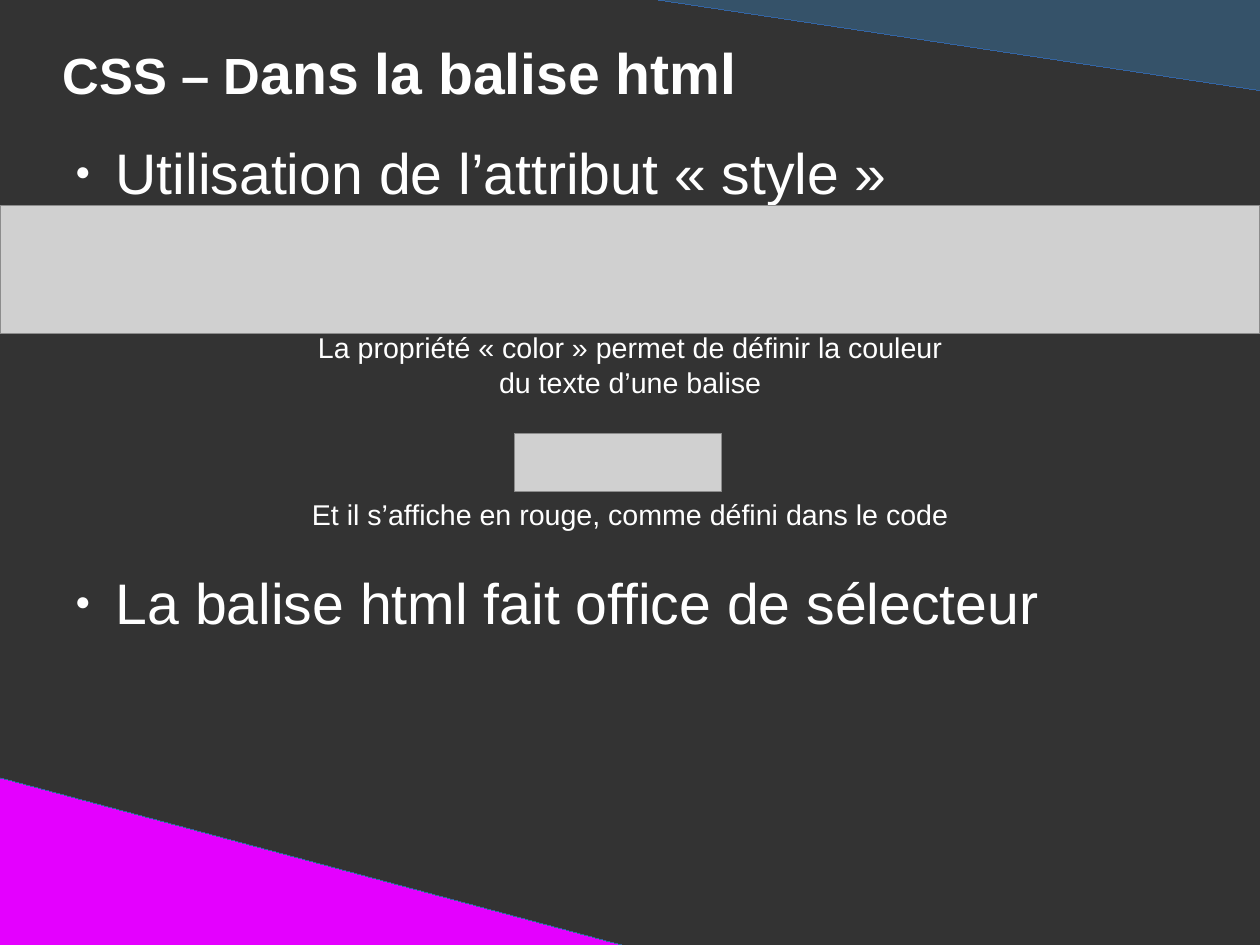
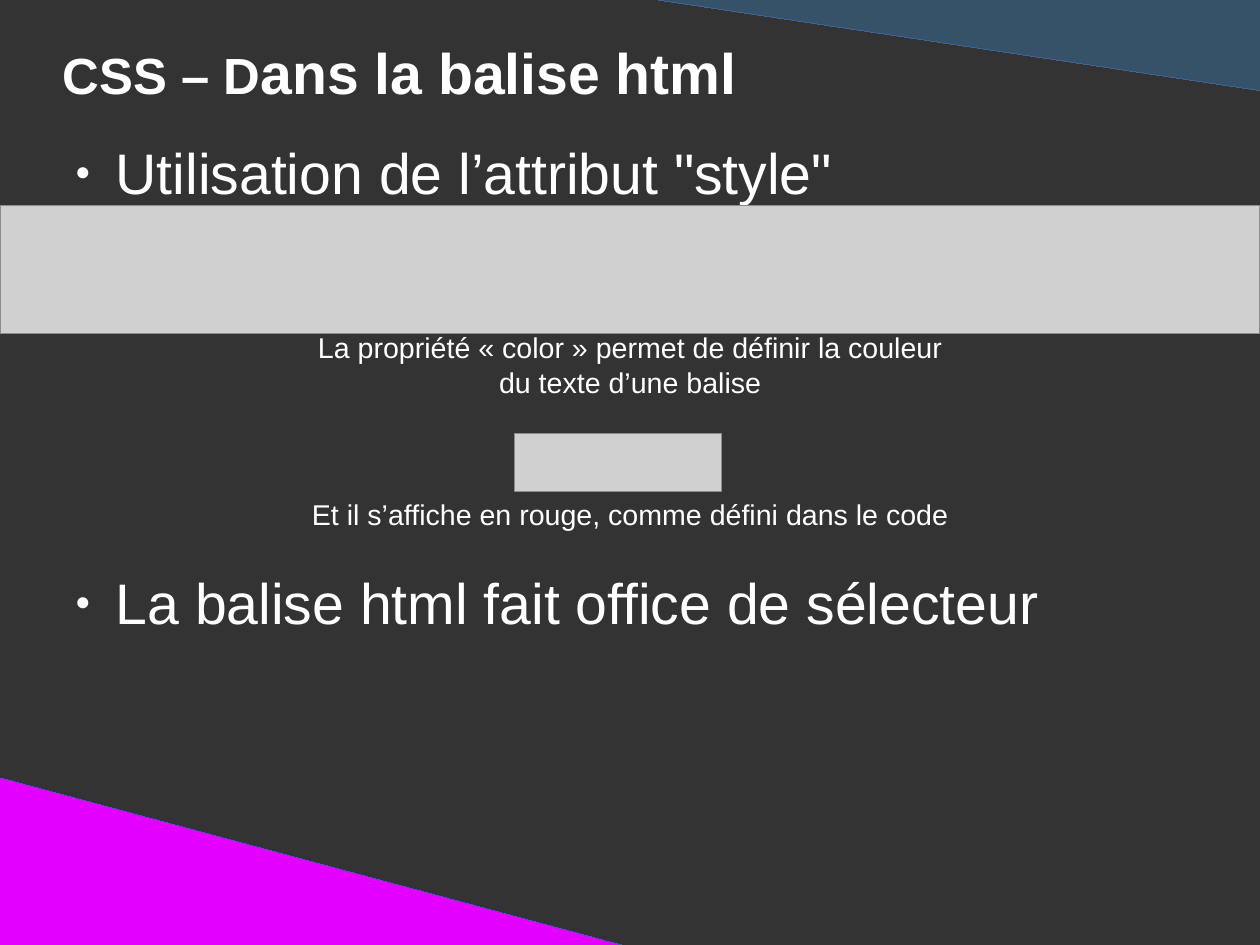
Before and after one commit to DanYellow/presentations, a slide deck: slide 66 of mmi/html/travaux-pratiques/numero-1/presentation.odp. Drawn at 1260x945 pixels with LibreOffice and Linux fonts; fonts in the diff are those of the drawing; grey boxes stand for pictures. Boxes give left, top, right and bottom in pixels: in the first picture for what was removed or moved away, otherwise in the second. Text is boxed around its words. In the diff, an @@ line names an element or a change of style, - is before the commit and + after.

```diff
--- a/mmi/html/travaux-pratiques/numero-1/presentation.odp
+++ b/mmi/html/travaux-pratiques/numero-1/presentation.odp
@@ text at [116, 152, 832, 205]: text changed @@
-● Utilisation de l’attribut « style »
+● Utilisation de l’attribut "style"
```
Also in this commit, not shown: 31 other slides changed, 1 slide added, 9 other files.
